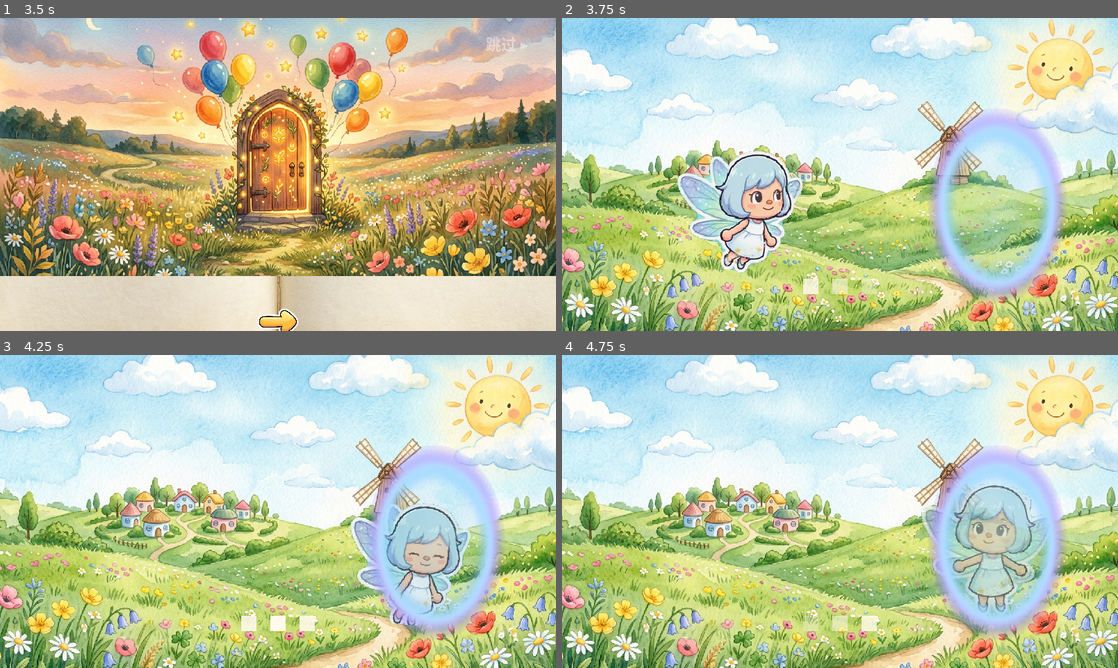
Above: before the commit, frames 1-4 (two rows, left to right).
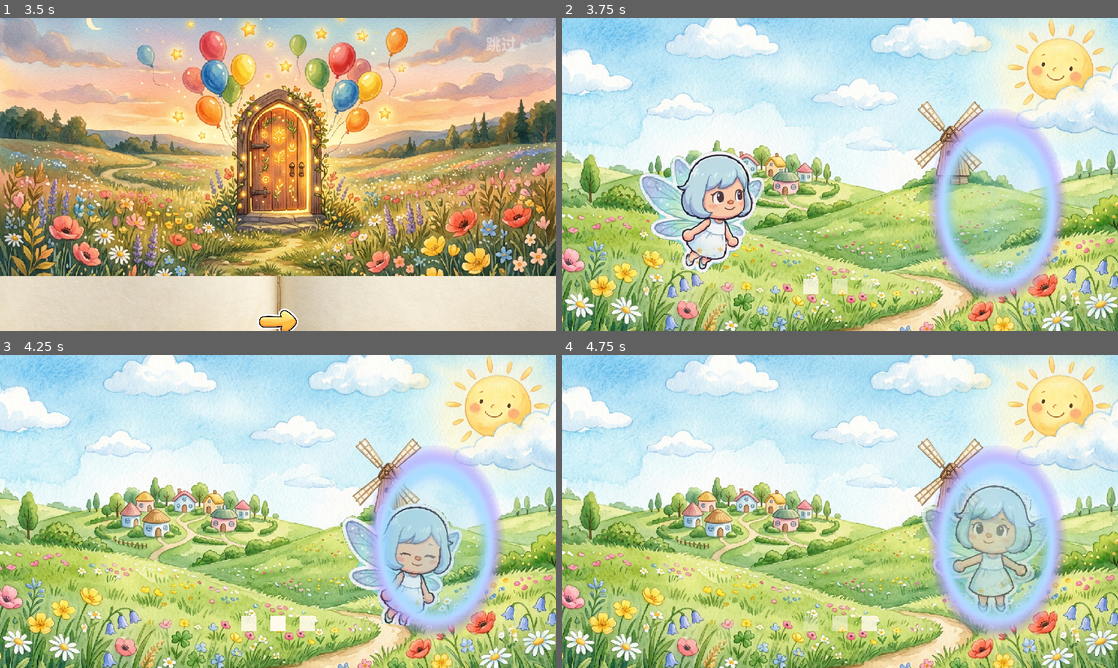
Above: after the commit, the same moments.

Repository: hoveychen/maliang
Game: Godot game, scene res://menu.tscn
Two runs of this game, one before a commit and one after it. Both use one fixed random seed, a clock stepped at 60 frames per second and the inputs below. Sound files missing from this copy of the repository are replaced by a short silence.
Inputs (mouse positions are in pixels of both pictures, inside the frame that each line leads up to):
- Up to frame 1 (3.5 s): tap Enter (ui_accept) at 0.5, 0.77, 1.07 s; move the mouse to (400, 158) at 0.52 s; hold Right (ui_right) 0.53-1.25 s; click (400, 158) at 0.67 s; click (278, 321) at 1.25 s; click (278, 321) at 2 s; click "跳过 ▸" at 2.75 s
- Up to frame 2 (3.75 s): tap Enter (ui_accept) at 3.5 s; drag from (728, 190) to (812, 237) at 3.52 s
- Up to frame 3 (4.25 s): no input
- Up to frame 4 (4.75 s): move the mouse to (895, 442) at 4.27 s; hold Right (ui_right) from 4.28 s (still down)

Frame 1 is identical in both runs. In frame 2, 7.5% of the frame differs, in the area x 12-44%, y 42-82%; in frame 3, 3.4%; in frame 4, nothing differs.

Commit message:
feat(loading): 仙子等待期不再冻结+缓入定位(不再冲到门前干等)
_layout_fairy 对 _prog 施缓入(pow1.6):plateau/慢爬期仙子停在航道中段而非
挤在门前,只有真就绪才抵达门口;叠加随近门渐隐的持续横向漂移(flit),即便进度
停滞也一直左右飘飞,永不定住。端点不变,落点精准。visual_loading 回测仍绿。

Diff:
--- a/scripts/loading.gd
+++ b/scripts/loading.gd
@@ -201,7 +201,13 @@
 		return
 	var vp := _fade_root.size
 	var travel := maxf(vp.x - FAIRY_W - 2.0 * FLY_MARGIN, 0.0)
-	var x := FLY_MARGIN + travel * clampf(_prog, 0.0, 1.0)
+	# 缓入映射（pow>1）：等待/慢爬期仙子停在航道中段而非一冲就挤到门前，只有真就绪（_prog→1）才抵达门口。
+	# 端点不变（eased(0)=0, eased(1)=1），_finish_center 的落点一致。
+	var eased := pow(clampf(_prog, 0.0, 1.0), 1.6)
+	# 持续横向漂移：即便 _prog 停滞，仙子也一直左右飘（配合上下起伏＝四处飞着布置世界），永不定住；
+	# 随接近门口(eased→1)渐隐，保证落点精准。这是「让仙子一直在动」的关键。
+	var flit := sin(_t * 1.3) * 16.0 * (1.0 - eased)
+	var x := FLY_MARGIN + travel * eased + flit
 	var bob := sin(_t * 2.1) * 26.0 + sin(_t * 4.7) * 7.0 # 大摆叠小颤，忽上忽下
 	var tilt := sin(_t * 2.1) * 0.10                       # 随起伏轻微摆头
 	var s := 1.0 + sin(_t * 2.6) * 0.05
